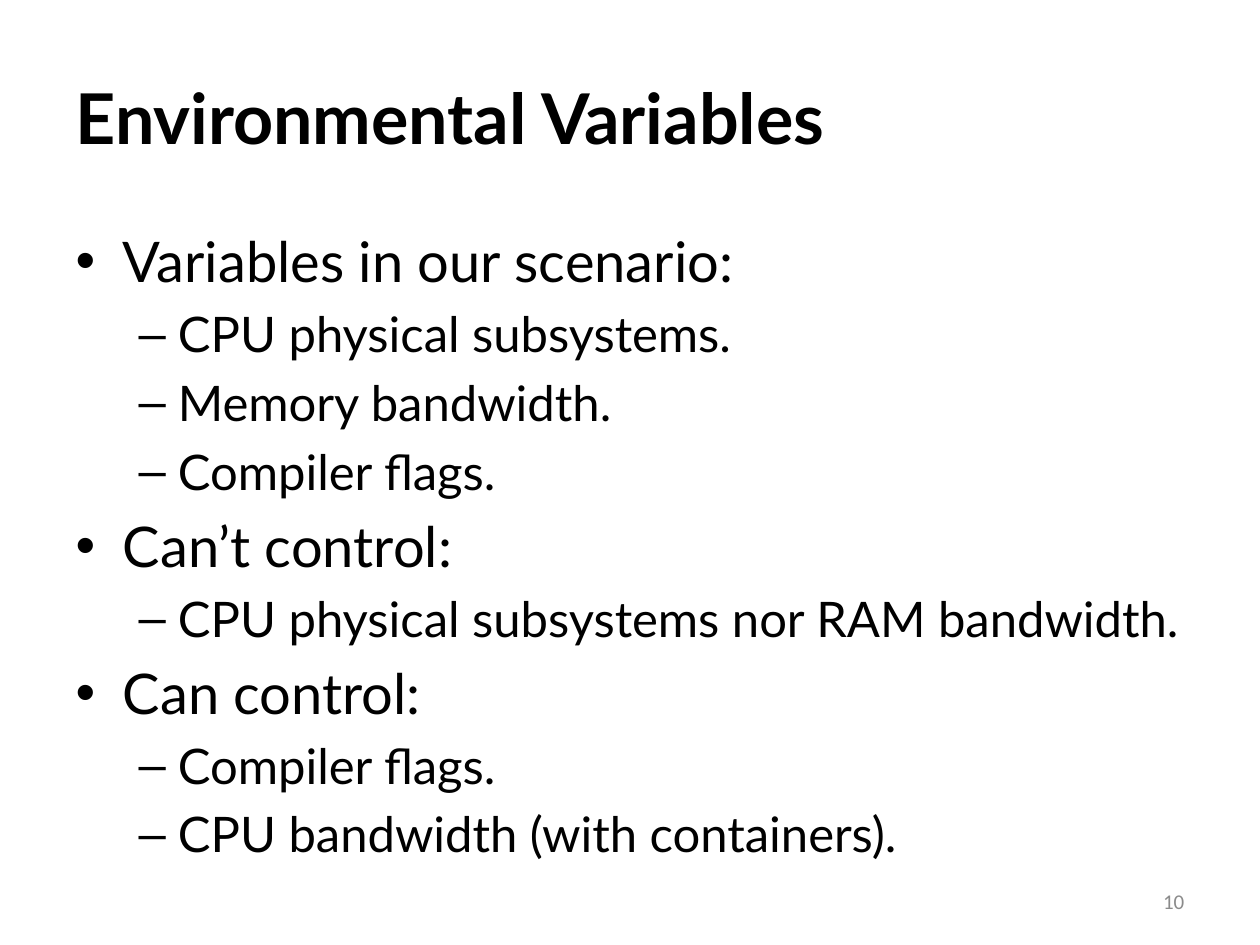
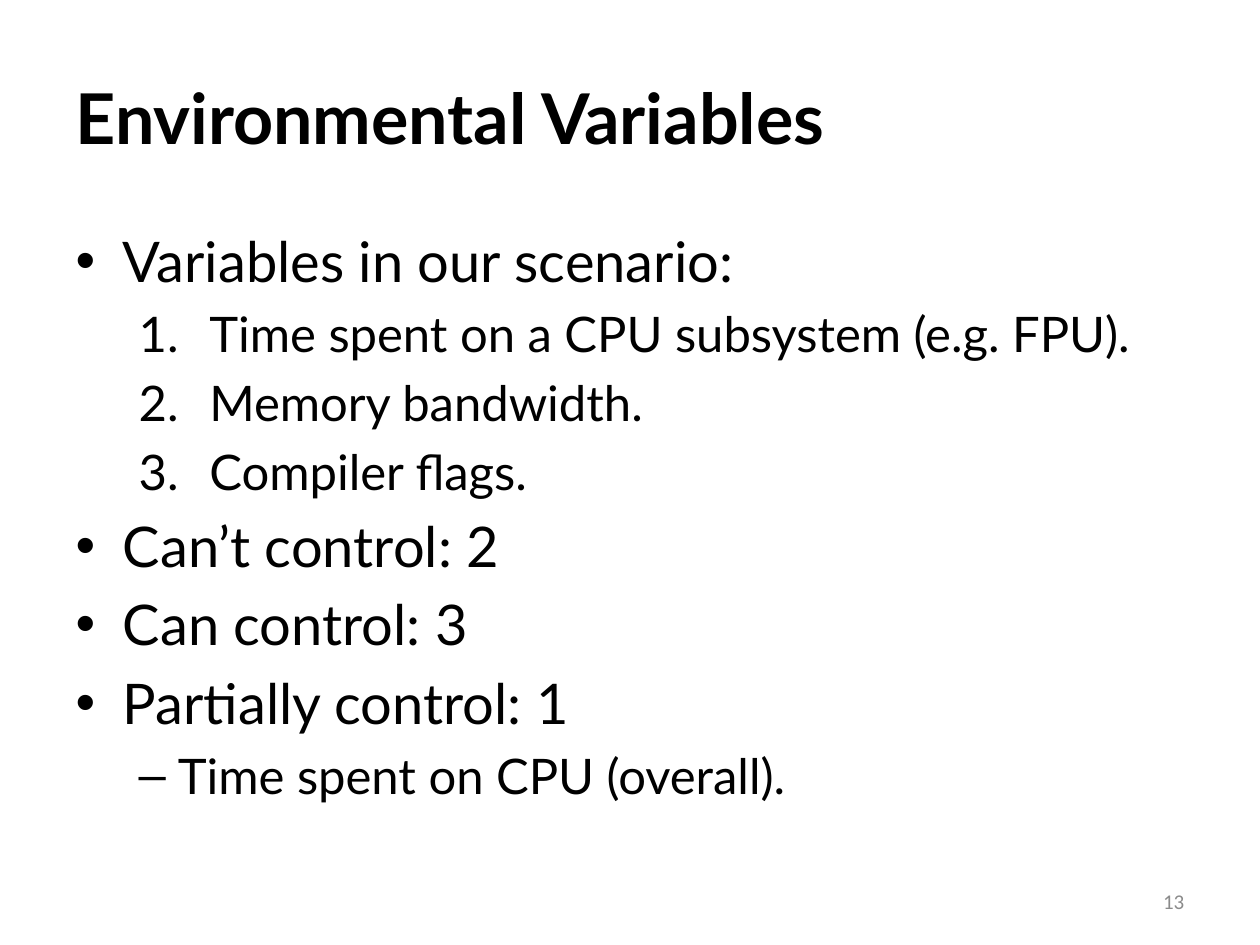
Before and after one commit to ivotron/varsys16, a slide deck: slide 13 of slides.pptx (slide 10 before the commit). Drawn at 1260x945 pixels with LibreOffice and Linux fonts; fonts in the diff are those of the drawing. Boxes give left, top, right and bottom in pixels: in the first picture for what was removed or moved away, otherwise in the second. Text is boxed around its words. In the diff, an @@ line names an element or a change of style, - is before the commit and + after.

```diff
--- a/slides.pptx
+++ b/slides.pptx
@@ text at bbox=[209, 314, 1130, 361]: text changed @@
-  – CPU physical subsystems.
+  1. Time spent on a CPU subsystem (e.g. FPU).
@@ text at bbox=[209, 385, 643, 499]: bullet – to 1. @@
@@ text at bbox=[123, 524, 786, 803]: text changed; size 28 to 32 pt @@
-• Can’t control:
-  – CPU physical subsystems nor RAM bandwidth.
-• Can control:
-  – Compiler flags.
-  – CPU bandwidth (with containers).
+• Can’t control: 2
+• Can control: 3
+• Partially control: 1
+  – Time spent on CPU (overall).
@@ page number at bbox=[1163, 895, 1184, 909]: text changed @@
-10
+13
```
Also in this commit, not shown: 10 other slides changed, 8 slides added.
